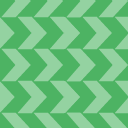
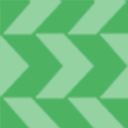
Before/after of a (128, 128) layered artwork. What changed in the layer stack:
painted on "Layer 4" over left=0, top=0, right=128, bottom=128
painted on "Layer 3" over left=0, top=0, right=128, bottom=128
painted on "Layer 5" over left=0, top=0, right=128, bottom=128
